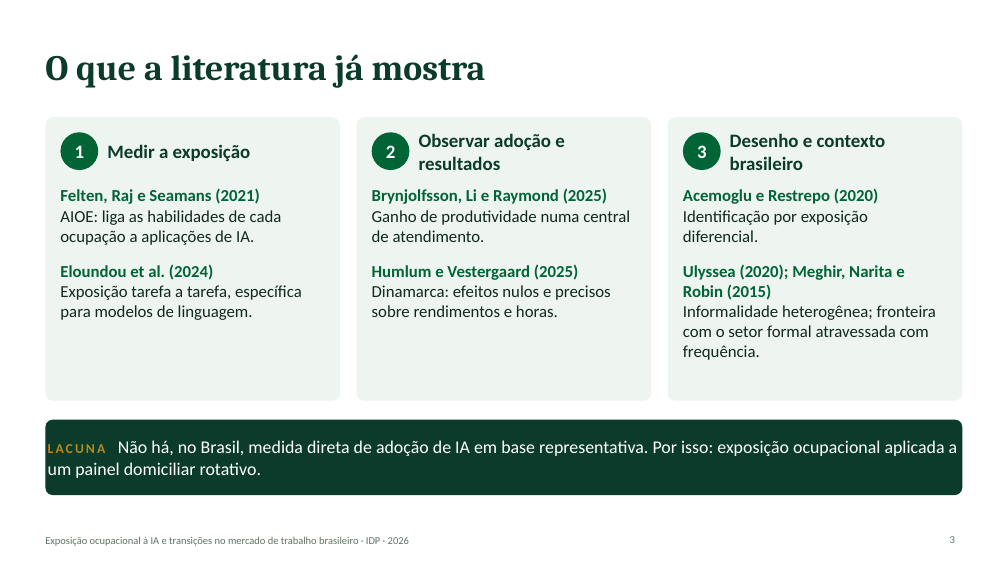
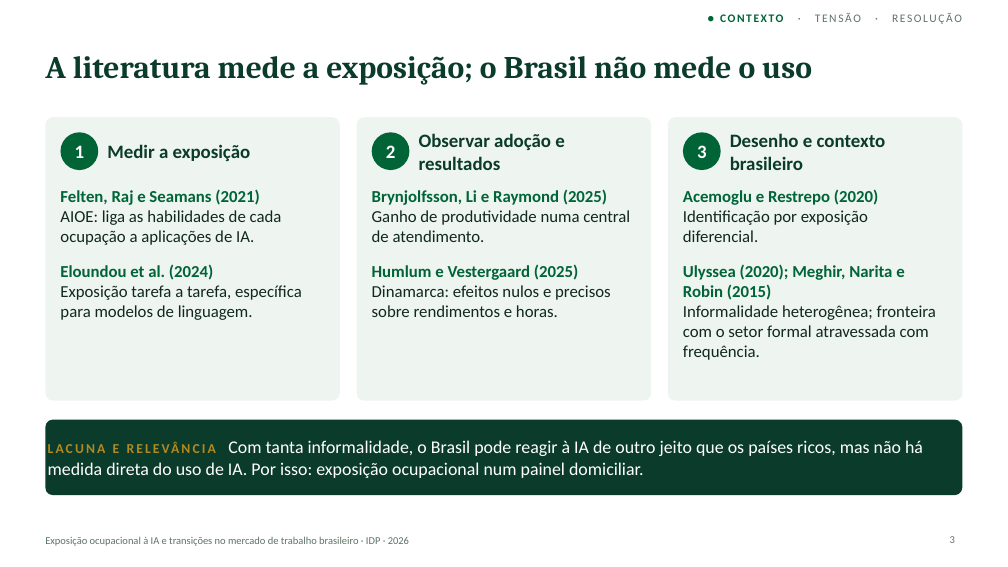
Before and after one commit to rickpalmeiras-design/IDP, a slide deck: slide 3 of apresentacao/apresentacao_01.pptx. Drawn at 1008x567 pixels with LibreOffice and Linux fonts; fonts in the diff are those of the drawing. Boxes give left, top, right and bottom in pixels: in the first picture for what was removed or moved away, otherwise in the second. Text is boxed around its words. In the diff, an @@ line names an element or a change of style, - is before the commit and + after.

```diff
--- a/apresentacao/apresentacao_01.pptx
+++ b/apresentacao/apresentacao_01.pptx
@@ text added at (x1=720, y1=13, x2=962, y2=24), 11 pt, text #5F7367 @@
+● CONTEXTO · TENSÃO · RESOLUÇÃO
@@ title at (x1=45, y1=56, x2=812, y2=85): text changed; size 34 to 30 pt @@
-O que a literatura já mostra
+A literatura mede a exposição; o Brasil não mede o uso
@@ text in rounded rectangle at (x1=48, y1=440, x2=923, y2=478): text changed @@
-LACUNA Não há, no Brasil, medida direta de adoção de IA em base representativa. Por isso: exposição ocupacional aplicada a um painel domiciliar rotativo.
+LACUNA E RELEVÂNCIA Com tanta informalidade, o Brasil pode reagir à IA de outro jeito que os países ricos, mas não há medida direta do uso de IA. Por isso: exposição ocupacional num painel domiciliar.
```
Also in this commit, not shown: 10 other slides changed, 1 slide added, 1 slide removed, 17 other files.
